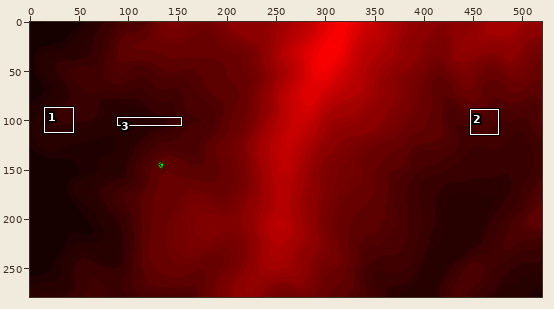
A sprite sheet gets an edit: Assets/MickRendered/selectedHabits0.png. Above, an overview of the earlier version with the close-up marked.
Close-up. Old version:
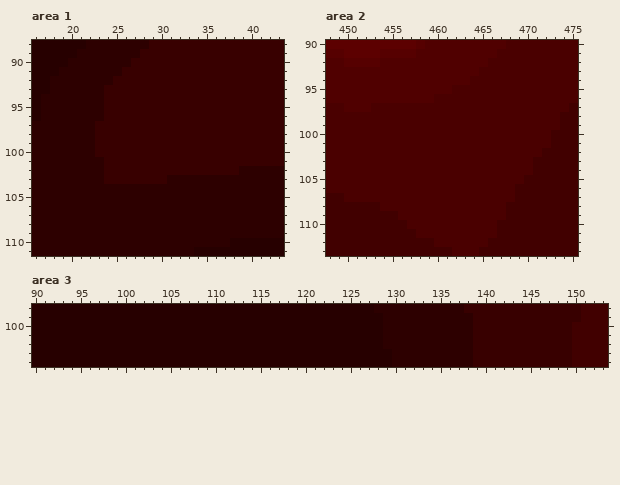
The file is 520x279 pixels. Colours within 5 levels of each other are drawn and written as one. Shown: area 1: x 16..43, y 88..111; area 2: x 448..475, y 90..113; area 3: x 90..153, y 98..104. The commit also changed other parts of the picture, which this record leaves out.
And afterwards:
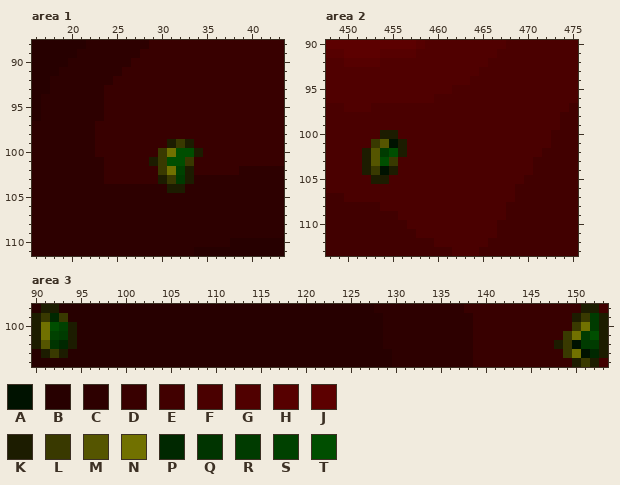
Palette (. is transparent): A #001200  B #270000  C #2d0000  D #380000  E #410000  F #4a0000  G #500000  H #560000  J #5c0000  K #1c1c00  L #393900  M #555500  N #717100  P #002800  Q #003400  R #003b00  S #004100  T #004e00
Change:
Area 1:
The author changed colour C to colour K in row 103 at x 33; in row 104 at x 31 to 32.
The author changed colour D to colour K in row 99 at x 31 and 33; in row 100 at x 34; in row 101 at x 29; in row 102 at x 33; in row 103 at x 30.
The author changed colour C to colour L in row 103 at x 31.
The author changed colour D to colour L in row 99 at x 32; in row 100 at x 30; in row 101 at x 30 and 33; in row 102 at x 30.
The author changed colour D to colour N in row 100 at x 31; in row 102 at x 31.
The author changed colour C to colour R in row 103 at x 32.
The author changed colour D to colour S in row 102 at x 32.
The author changed colour D to colour T in row 100 at x 32 to 33; in row 101 at x 31 to 32.
Area 2:
The author changed colour F to colour A in row 101 at x 455; in row 104 at x 454.
The author changed colour F to colour K in row 100 at x 454 to 455; in row 101 at x 456; in row 102 at x 452 and 456; in row 103 at x 452; in row 104 at x 452 and 455; in row 105 at x 453 to 454.
The author changed colour F to colour L in row 101 at x 453; in row 103 at x 455; in row 104 at x 453.
The author changed colour F to colour M in row 101 at x 454; in rows 102 to 103 at x 453.
The author changed colour F to colour R in row 102 at x 454.
The author changed colour F to colour T in row 102 at x 455; in row 103 at x 454.
Area 3:
The author changed colour E to colour A in row 102 at x 150; in row 103 at x 151.
The author changed colour B to colour K in row 98 at x 91 to 92; in row 99 at x 90; in rows 100 to 102 at x 90 and 94; in row 103 at x 91 and 93.
The author changed colour D to colour K in row 99 at x 150; in row 102 at x 148.
The author changed colour E to colour K in row 98 at x 151 to 152; in rows 99 to 103 at x 153; in row 104 at x 150 and 152.
The author changed colour B to colour L in row 99 at x 91 and 93; in row 103 at x 92.
The author changed colour D to colour L in rows 101 to 103 at x 149.
The author changed colour E to colour L in row 99 at x 151; in row 100 at x 150; in row 104 at x 151.
The author changed colour B to colour M in row 102 at x 91.
The author changed colour B to colour N in rows 100 to 101 at x 91.
The author changed colour E to colour N in row 100 at x 151; in row 101 at x 150; in row 103 at x 150.
The author changed colour B to colour P in row 99 at x 92; in row 102 at x 93.
The author changed colour E to colour P in row 103 at x 152.
The author changed colour B to colour Q in row 102 at x 92.
The author changed colour B to colour R in row 101 at x 93.
The author changed colour E to colour R in rows 99 to 100 at x 152; in row 101 at x 151; in row 102 at x 151 to 152.
The author changed colour B to colour S in row 100 at x 93; in row 101 at x 92.
The author changed colour B to colour T in row 100 at x 92.
The author changed colour E to colour T in row 101 at x 152.
